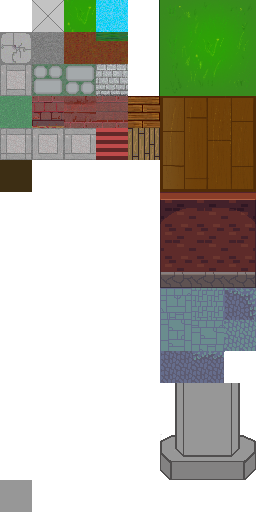
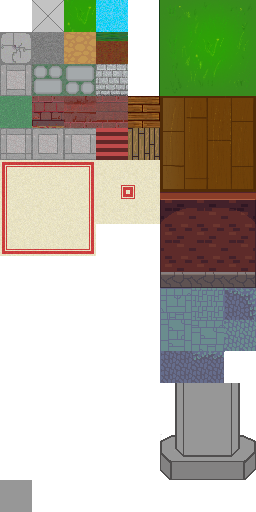
Before/after of a 256 × 512 layered artwork. What changed in the layer stack:
added layer "Camada colada #4" above "Camada colada #3" over [64, 32, 96, 64]
added layer "Camada colada #3" above "Grama" over [96, 160, 160, 224]
painted on "Grama" over [0, 160, 160, 250]
painted on "Camada" over [0, 160, 96, 256]
